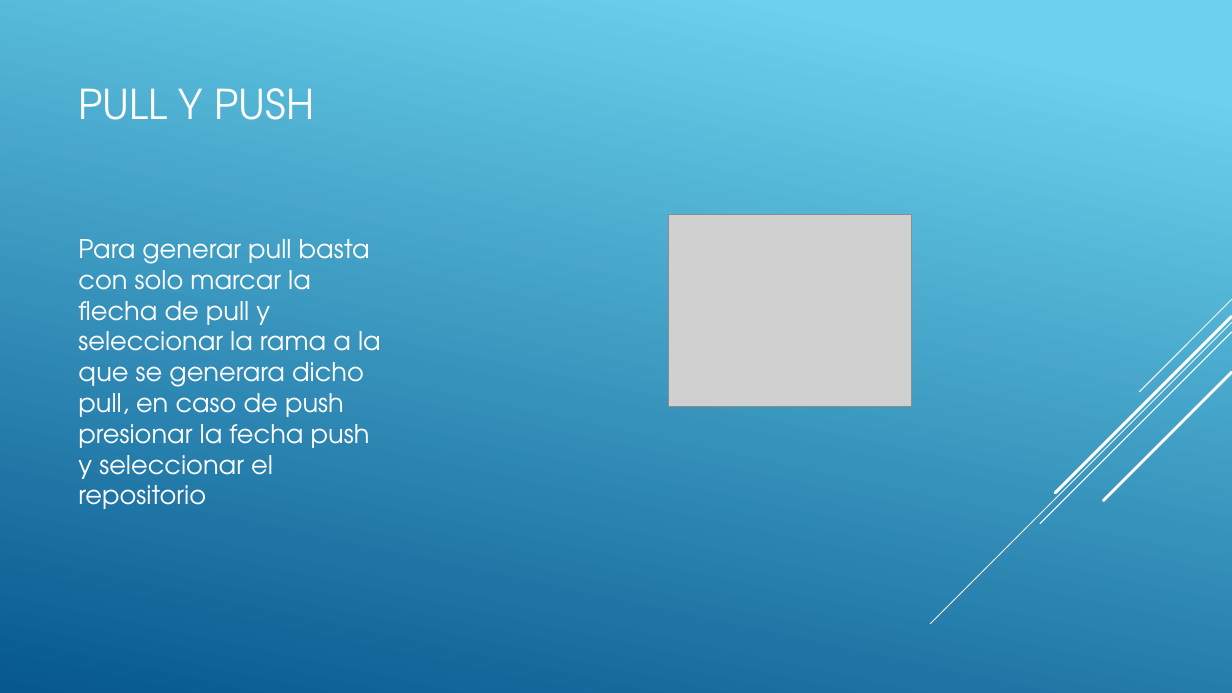
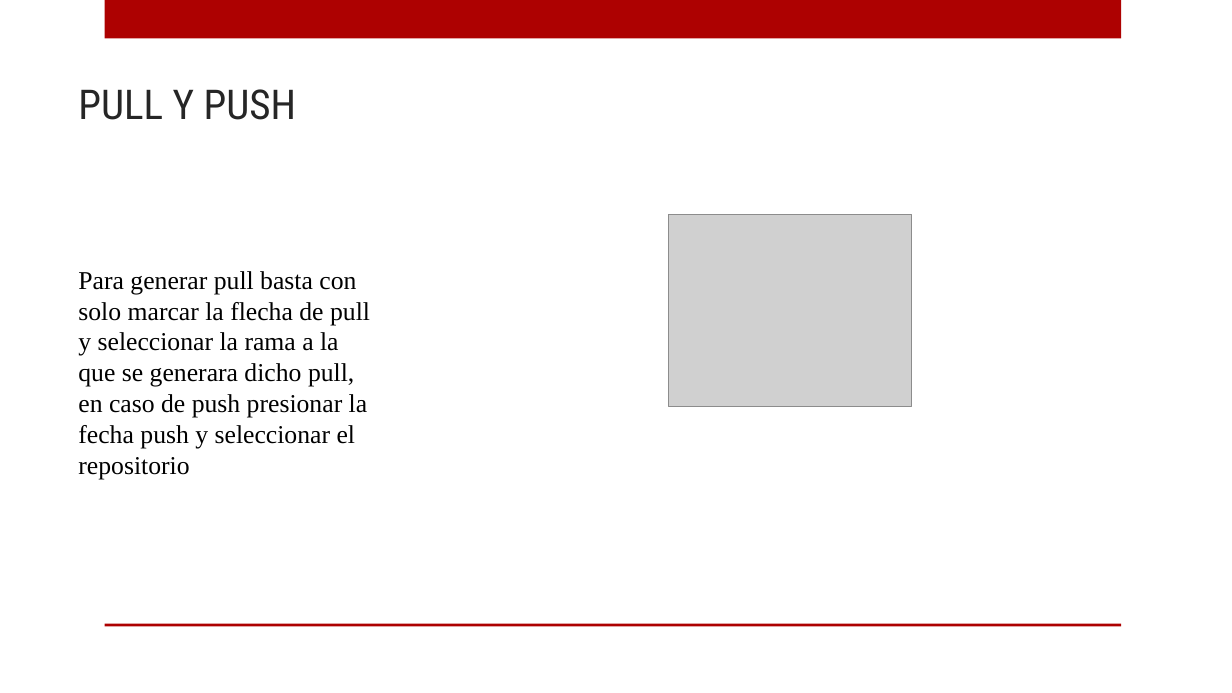
Before and after one commit to ricardo-novelasos/SOSQTP, a slide deck: slide 18 of capacitacion source tree.pptx (slide 5 before the commit). Drawn at 1232x693 pixels with LibreOffice and Linux fonts; fonts in the diff are those of the drawing; grey boxes stand for pictures; background and template pictures are left out. Boxes give left, top, right and bottom in pixels: in the first picture for what was removed or moved away, otherwise in the second. Text is boxed around its words. In the diff, an @@ line names an element or a change of style, - is before the commit and + after.

```diff
--- a/capacitacion source tree.pptx
+++ b/capacitacion source tree.pptx
@@ background gradient #6ED2EB to #06588E to picture (left out) @@
@@ rectangle added at [104, 0, 1121, 39], fill #AD0101 @@
@@ title "PULL Y PUSH" at [78, 89, 297, 120]: font TeX Gyre Adventor to Roboto Condensed, text colour #FFFFFF to #262626 @@
@@ text "Para generar pull basta con ..." at [78, 271, 370, 479]: font TeX Gyre Adventor to Times New Roman, text colour #FFFFFF to #000000; less space between paragraphs @@
@@ group removed at [931, 299, 1232, 624]: 5 lines @@
@@ rectangle added at [104, 624, 1121, 627], fill #AD0101 @@
```
Also in this commit, not shown: 5 other slides changed, 13 slides added.
